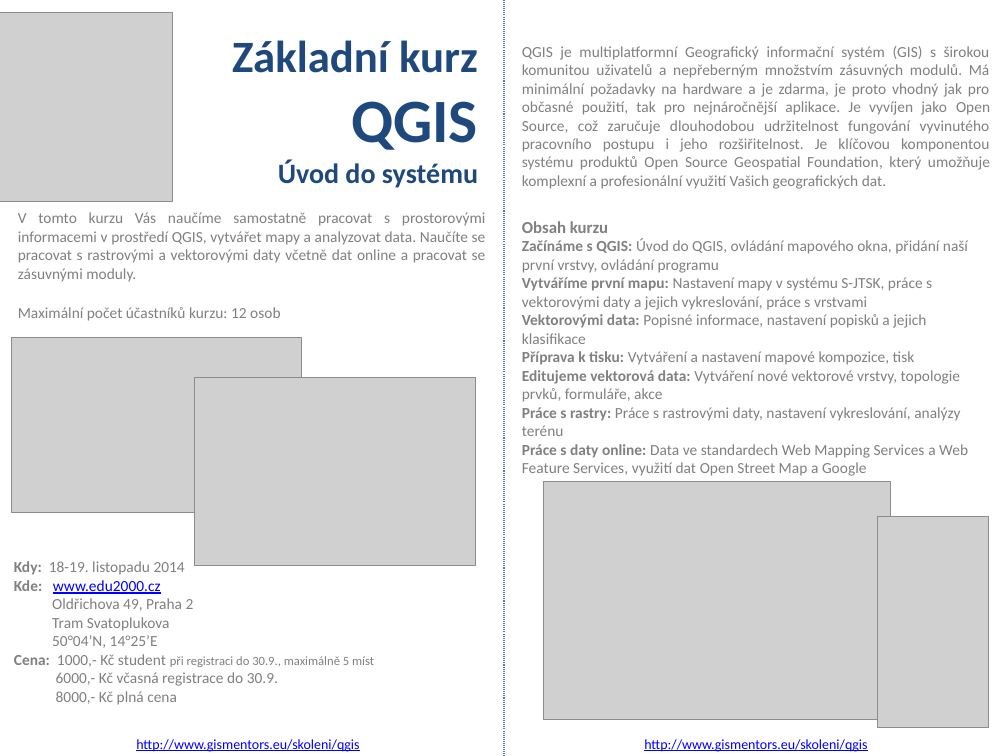
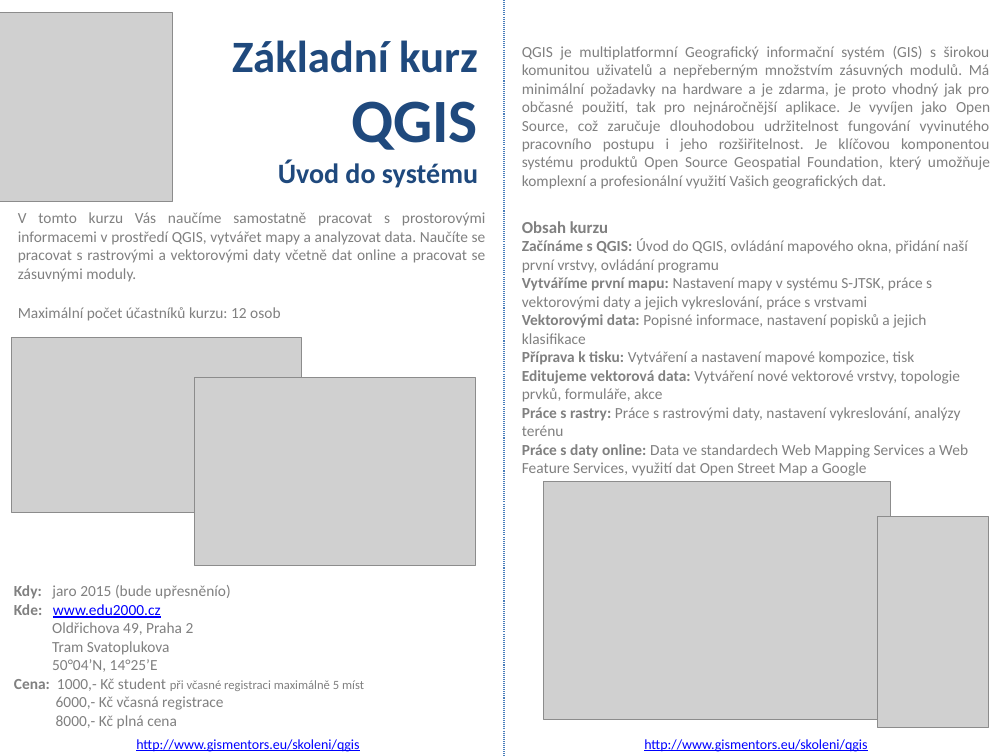
Before and after one commit to GISMentors/marketing, a slide deck: slide 1 of flyers/skoleni-qgis-zakladni.pptx. Drawn at 1008x756 pixels with LibreOffice and Linux fonts; fonts in the diff are those of the drawing; grey boxes stand for pictures. Boxes give left, top, right and bottom in pixels: in the first picture for what was removed or moved away, otherwise in the second. Text is boxed around its words. In the diff, an @@ line names an element or a change of style, - is before the commit and + after.

```diff
--- a/flyers/skoleni-qgis-zakladni.pptx
+++ b/flyers/skoleni-qgis-zakladni.pptx
@@ text "Kdy: jaro 2015 (bude upřesněnío)" moved from (x1=14, y1=561, x2=374, y2=705) to (x1=14, y1=585, x2=364, y2=729) @@
@@ text at (x1=14, y1=585, x2=231, y2=599): text changed @@
-Kdy: 18-19. listopadu 2014
+Kdy: jaro 2015 (bude upřesněnío)
@@ text at (x1=14, y1=678, x2=364, y2=710): text changed @@
-Cena: 1000,- Kč student při registraci do 30.9., maximálně 5 míst
-6000,- Kč včasná registrace do 30.9.
+Cena: 1000,- Kč student při včasné registraci maximálně 5 míst
+6000,- Kč včasná registrace
```
Also in this commit, not shown: 2 other files.
